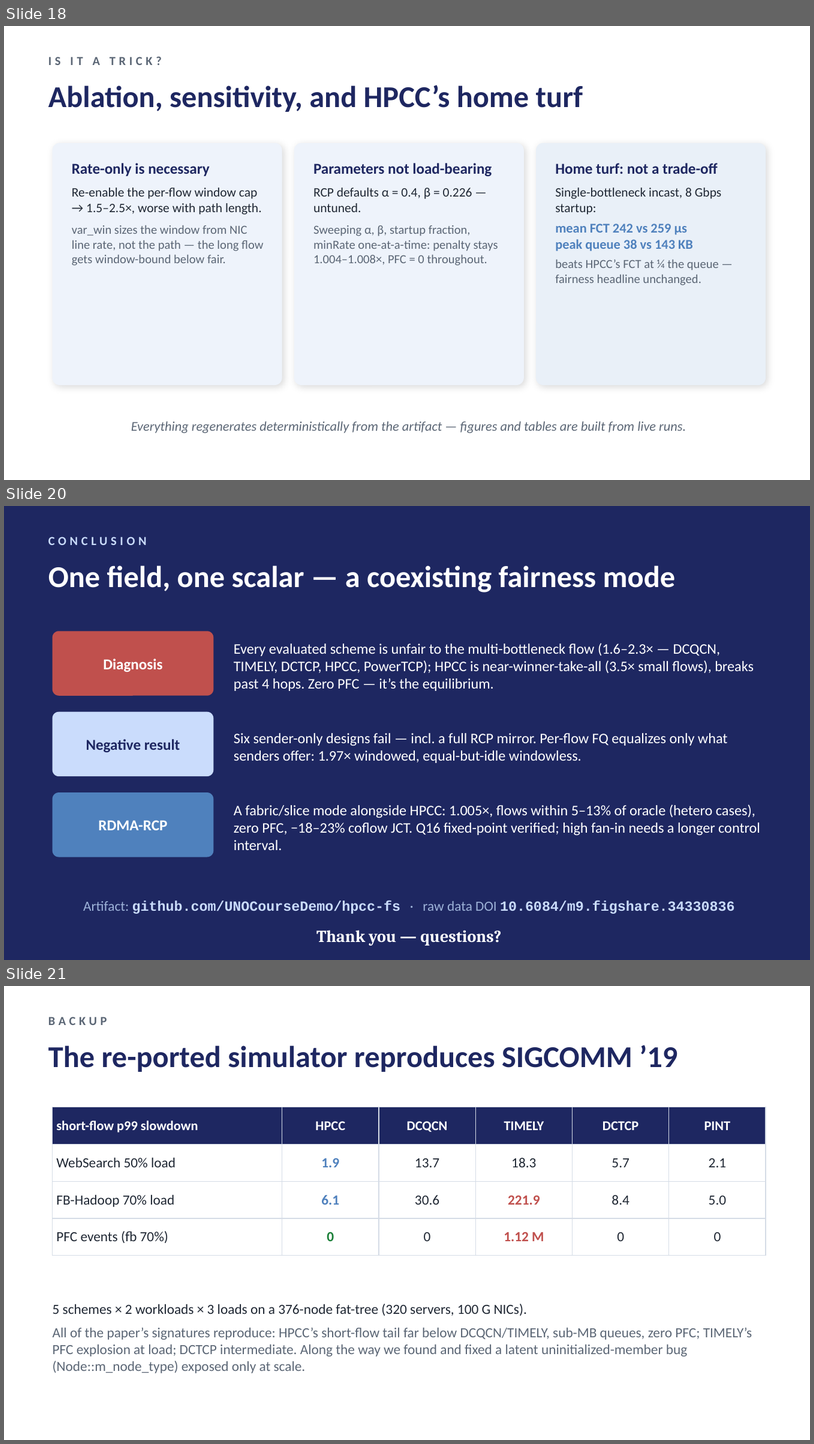
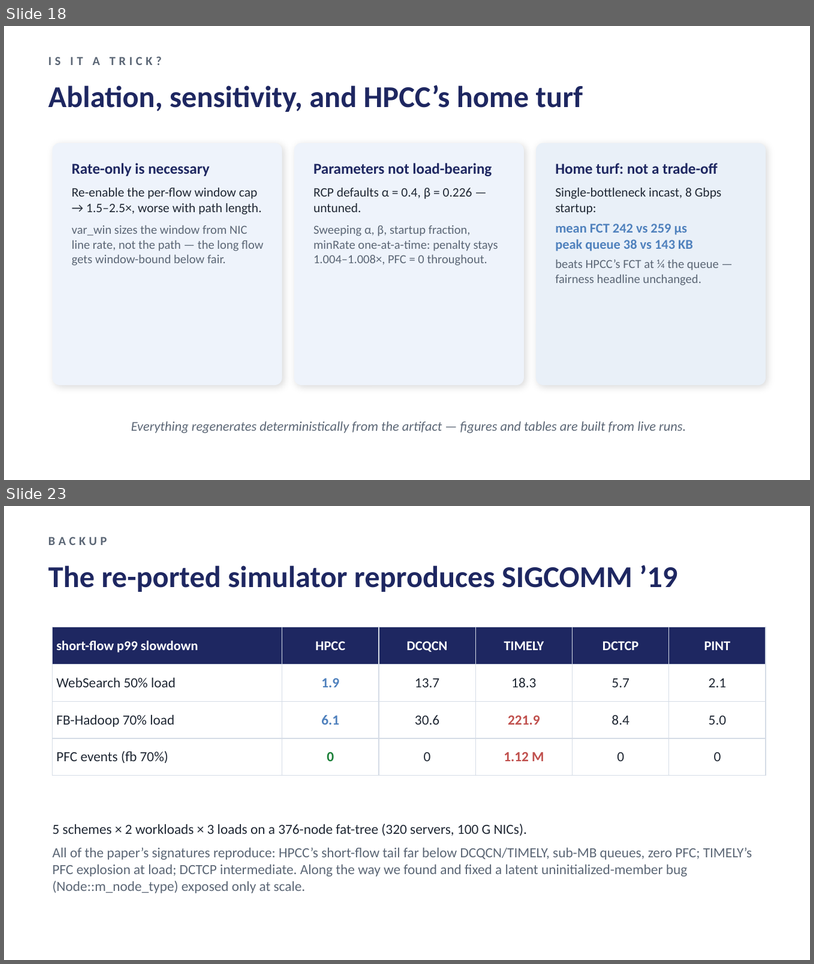
Before and after one commit to UNOCourseDemo/hpcc-fs, a slide deck: examples/hpcc/hpcc-fs/talk/ipccc2026-talk.pptx. Shown one above the other, each under a label of ours: slides 18, 20 and 21 before the commit, slides 18 and 23 after it; the slides between them are not shown. The pictures are 814x1444 and 814x964 pixels, drawn with LibreOffice and Linux fonts; fonts in the diff are those of the drawing. Boxes give left, top, right and bottom in pixels: in the first picture for what was removed or moved away, otherwise in the second. Text is boxed around its words. In the diff, an @@ line names an element or a change of style, - is before the commit and + after.

```diff
--- a/examples/hpcc/hpcc-fs/talk/ipccc2026-talk.pptx
+++ b/examples/hpcc/hpcc-fs/talk/ipccc2026-talk.pptx
@@ slide 20 removed at box(4, 506, 810, 960), background #1E2761 @@
@@ text removed at box(48, 537, 147, 545) @@
-CONCLUSION
@@ text removed at box(48, 565, 675, 592) @@
-One field, one scalar — a coexisting fairness mode
@@ rounded rectangle removed at box(53, 631, 213, 696) @@
@@ text removed at box(234, 643, 754, 691) @@
-Every evaluated scheme is unfair to the multi-bottleneck flow (1.6–2.3× — DCQCN, TIMELY, DCTCP, HPCC, PowerTCP); HPCC is near-winner-take-all (3.5× small flows), breaks past 4 hops. Zero PFC — it’s the equilibrium.
@@ text removed at box(103, 658, 162, 672) @@
-Diagnosis
@@ rounded rectangle removed at box(53, 712, 213, 776) @@
@@ text removed at box(86, 739, 180, 753) @@
-Negative result
@@ text removed at box(234, 733, 728, 763) @@
-Six sender-only designs fail — incl. a full RCP mirror. Per-flow FQ equalizes only what senders offer: 1.97× windowed, equal-but-idle windowless.
@@ rounded rectangle removed at box(53, 792, 213, 857) @@
@@ text removed at box(234, 804, 761, 850) @@
-A fabric/slice mode alongside HPCC: 1.005×, flows within 5–13% of oracle (hetero cases), zero PFC, −18–23% coflow JCT. Q16 fixed-point verified; high fan-in needs a longer control interval.
@@ text removed at box(98, 820, 167, 830) @@
-RDMA-RCP
@@ text removed at box(83, 900, 735, 913) @@
-Artifact: github.com/UNOCourseDemo/hpcc-fs · raw data DOI 10.6084/m9.figshare.34330836
@@ text removed at box(317, 930, 501, 945) @@
-Thank you — questions?
@@ what was slide 21 is now slide 23 @@
```
Also in this commit, not shown: 2 slides changed, 3 slides added, 3 other files.
